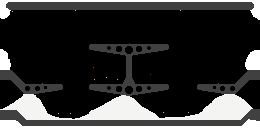
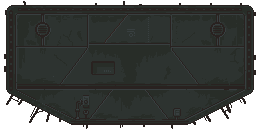
Layers edited between the first and the second (260, 130) image:
hid "bedroom.png", opacity 100% → 41%, painted on it over [0, 1, 260, 129]
added layer "bedroom_background.png copy" above "bedroom_background.png" over [4, 1, 256, 129]
